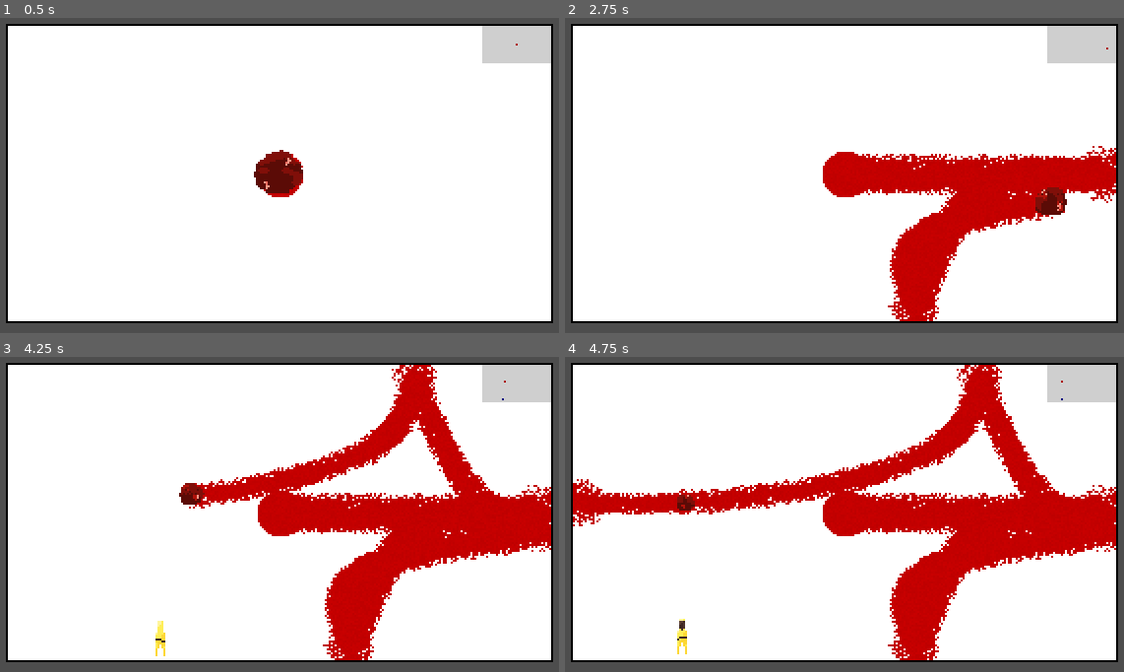
Above: before the commit, frames 1-4 (two rows, left to right).
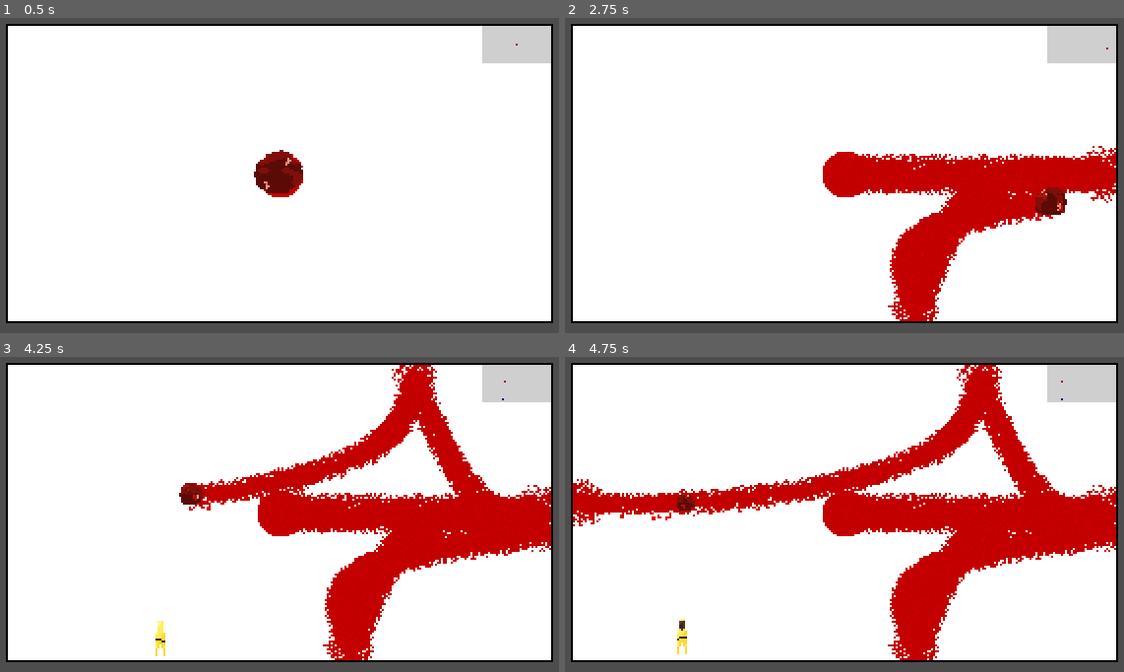
Above: after the commit, the same moments.

Repository: fawfle/blood-jam-cu
Game: Godot game, scene res://scenes/main.tscn
The game is run twice, just before and just after one commit, with the same random seed, the same clock (stepped at 60 frames per second) and the same inputs.
Inputs:
- Up to frame 1 (0.5 s): no input
- Up to frame 2 (2.75 s): tap Enter at 0.5, 1.35 s; hold D (right) 0.53-1.28 s; tap Shift (dash) at 0.6 s; hold S (backward) 1.28-2.03 s; hold D (right) from 2.03 s (still down); tap Backspace at 2.1 s
- Up to frame 3 (4.25 s): release D (right) at 2.78 s; hold W (forward) 2.78-3.53 s; tap 0 at 2.85 s; hold A (left) from 3.53 s (still down); tap 9 at 3.6 s
- Up to frame 4 (4.75 s): keep holding A (left); tap Shift (dash) at 4.35 s

Frame 1 is identical in both runs. In frame 2, less than 0.1% of the frame differs, in the area x 63-87%, y 62-76%; in frame 3, less than 0.1%; in frame 4, less than 0.1%, in the area x 4-35%, y 48-52%.

Commit message:
added particle trail

Diff:
--- a/scenes/player/player.gd
+++ b/scenes/player/player.gd
@@ -5,6 +5,7 @@
 @onready var movement_sound: AudioStreamPlayer2D = $MovementSound
 @onready var bounce_sound: AudioStreamPlayer2D = $BounceSound
 @onready var dash_sound: AudioStreamPlayer2D = $DashSound
+@onready var particles: CPUParticles2D = $CPUParticles2D
 
 @export var move_acceleration: float = 400.0
 @export var stop_acceleration: float = 800.0
@@ -43,6 +44,7 @@
 	animated_sprite.play("idle")
 
 func _physics_process(delta: float) -> void:
+	particles.gravity = -velocity.normalized()
 	Global.blood -= bleed_per_second * delta
 	if Global.blood <= 0:
 		Global.out_of_blood.emit()
--- a/scenes/player/player.tscn
+++ b/scenes/player/player.tscn
@@ -113,6 +113,14 @@
 [sub_resource type="CircleShape2D" id="CircleShape2D_x7p2l"]
 radius = 9.0
 
+[sub_resource type="Gradient" id="Gradient_0owmy"]
+colors = PackedColorArray(1, 1, 1, 1, 1, 1, 1, 1)
+
+[sub_resource type="GradientTexture2D" id="GradientTexture2D_qek5x"]
+gradient = SubResource("Gradient_0owmy")
+width = 2
+height = 2
+
 [node name="Player" type="CharacterBody2D" groups=["player"]]
 collision_mask = 10
 script = ExtResource("1_8afob")
@@ -135,3 +143,21 @@
 
 [node name="DashSound" type="AudioStreamPlayer2D" parent="."]
 stream = ExtResource("7_0owmy")
+
+[node name="CPUParticles2D" type="CPUParticles2D" parent="."]
+position = Vector2(0, 8)
+rotation = 1.8901916
+amount = 10
+texture = SubResource("GradientTexture2D_qek5x")
+preprocess = 4.32
+randomness = 1.0
+lifetime_randomness = 0.8
+angular_velocity_min = -181.75
+angular_velocity_max = 209.71
+radial_accel_min = 1.94
+radial_accel_max = 9.71
+scale_amount_min = 0.5
+color = Color(0.8564796, 0.000118810756, 6.5072774e-05, 1)
+hue_variation_min = -0.14
+hue_variation_max = 0.34
+anim_speed_max = 10.56
Not shown: 1 places in scenes/player/player.tscn that only renumber resources
